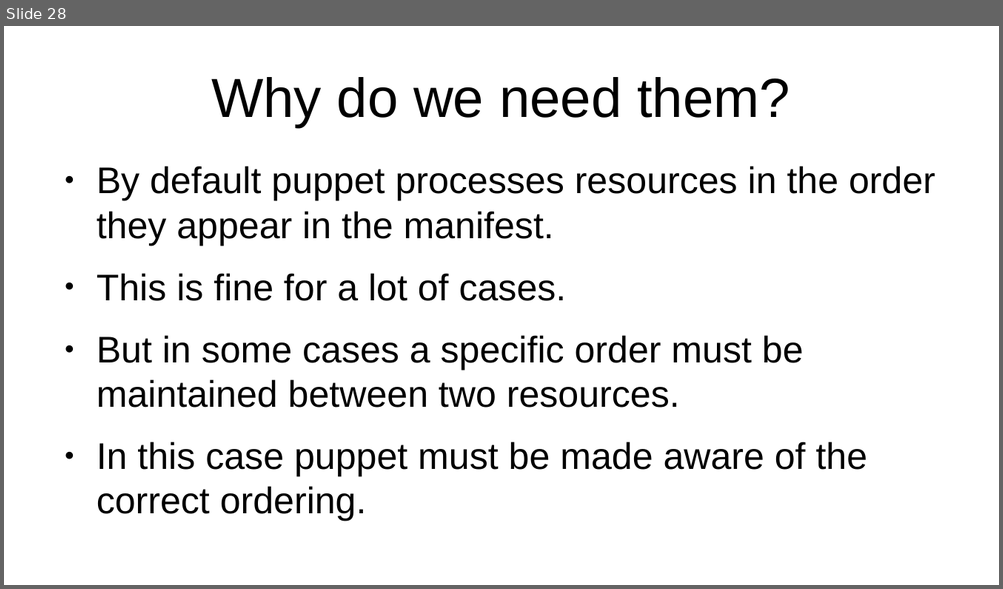
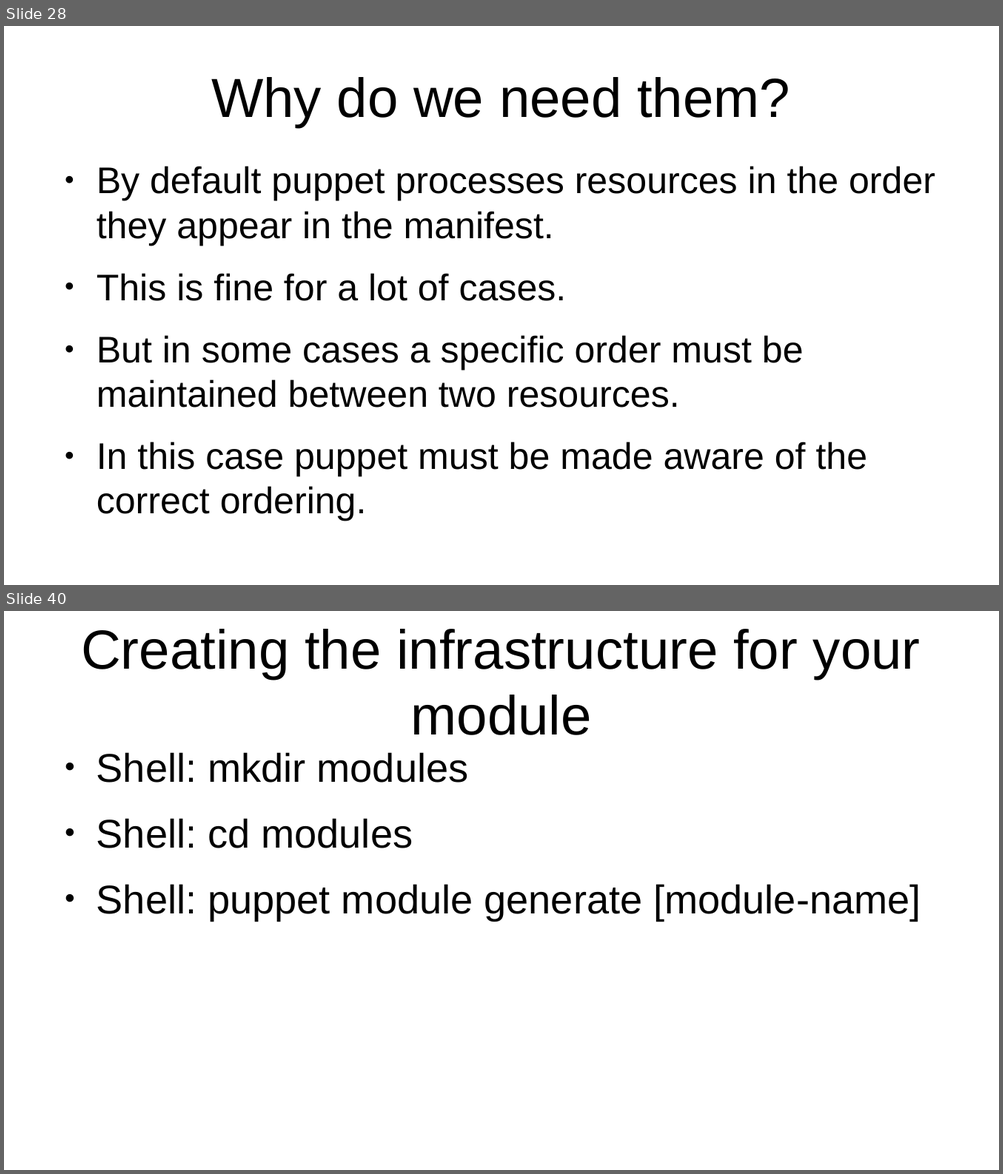
Before and after one commit to veltzer/teaching-puppet, a slide deck: slides.odp. Shown one above the other, each under a label of ours: slide 28 before the commit, slides 28 and 40 after it; the slides between them are not shown. The pictures are 1003x589 and 1003x1174 pixels, drawn with LibreOffice and Linux fonts; fonts in the diff are those of the drawing. Boxes give left, top, right and bottom in pixels: in the first picture for what was removed or moved away, otherwise in the second. Text is boxed around its words. In the diff, an @@ line names an element or a change of style, - is before the commit and + after.

```diff
--- a/slides.odp
+++ b/slides.odp
@@ slide 40 added at bbox=[4, 611, 999, 1170], background #FFFFFF @@
@@ title added at bbox=[81, 629, 920, 735], 44 pt, text #000000 @@
+Creating the infrastructure for your module
@@ text added at bbox=[96, 752, 920, 920], 32 pt, text #000000 @@
+● Shell: mkdir modules
+● Shell: cd modules
+● Shell: puppet module generate [module-name]
```
Also in this commit, not shown: 1 slide changed, 11 other slides added, 1 slide removed, 4 other files.
